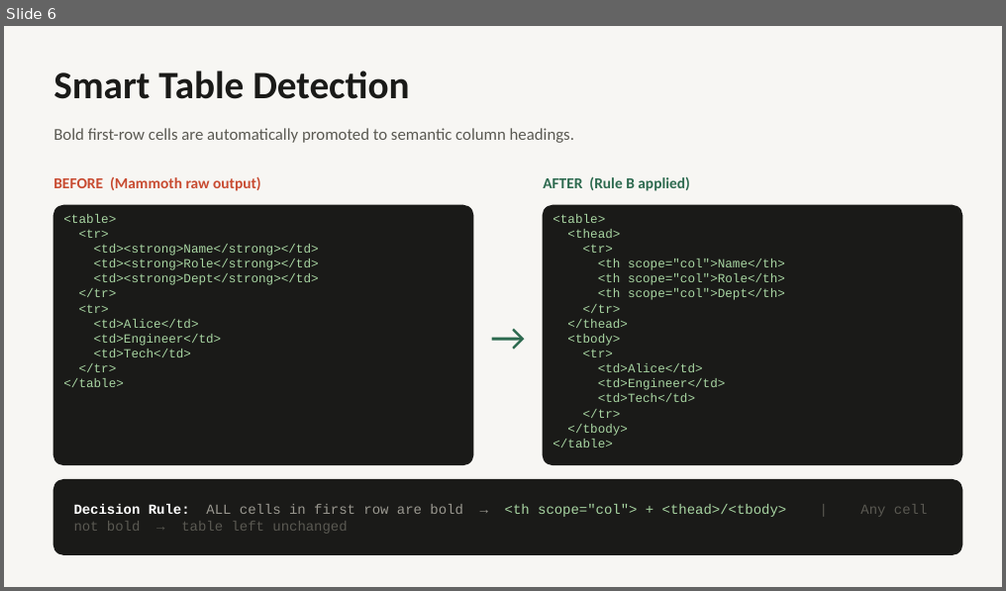
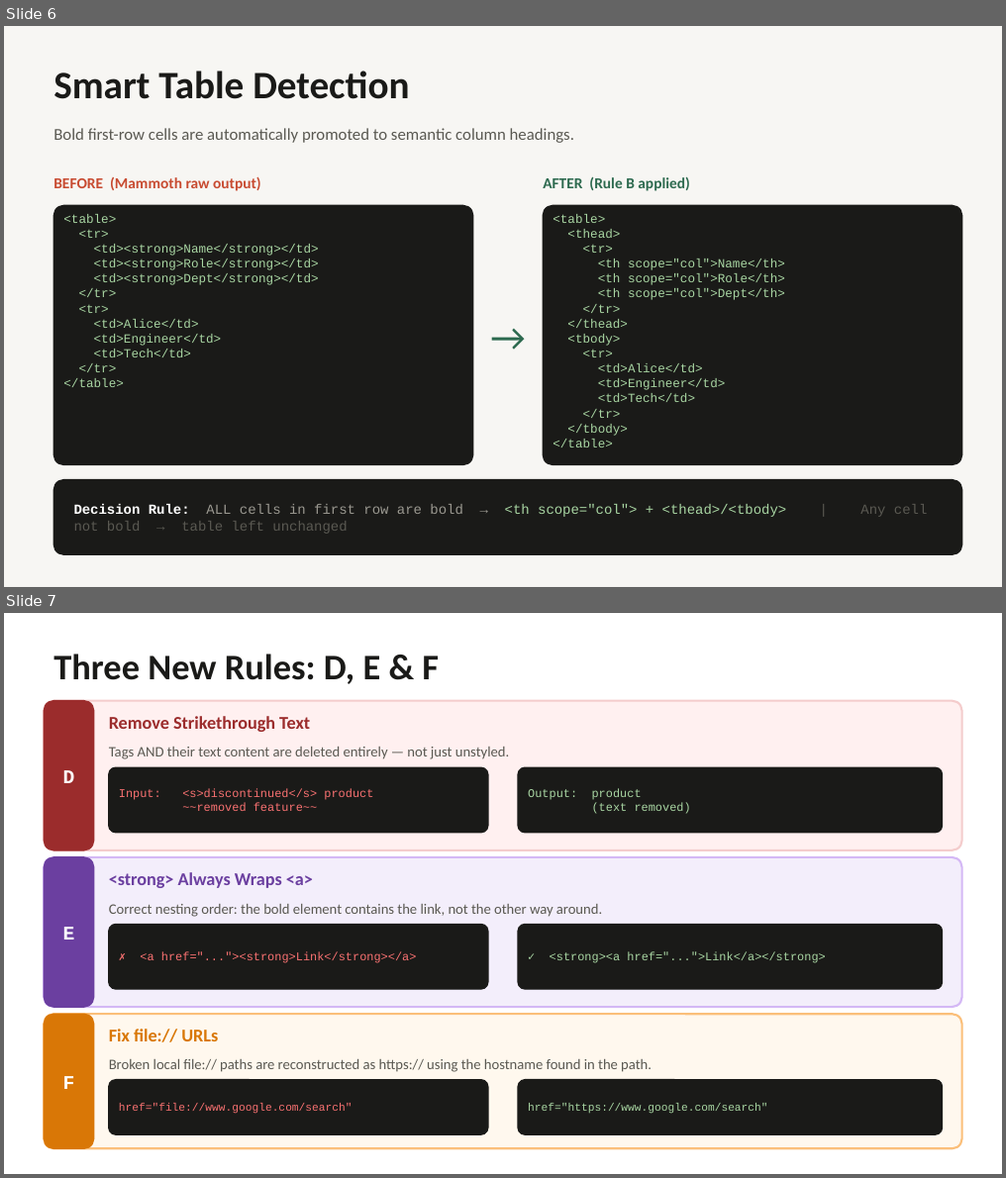
Before and after one commit to mckeyan2/docs-to-html-code, a slide deck: dochtml-demo.pptx. Shown one above the other, each under a label of ours: slide 6 before the commit, slides 6 and 7 after it. The pictures are 1006x591 and 1006x1178 pixels, drawn with LibreOffice and Linux fonts; fonts in the diff are those of the drawing. Boxes give left, top, right and bottom in pixels: in the first picture for what was removed or moved away, otherwise in the second. Text is boxed around its words. In the diff, an @@ line names an element or a change of style, - is before the commit and + after.

Commit message:
Strikethrough & Url orrection

```diff
--- a/dochtml-demo.pptx
+++ b/dochtml-demo.pptx
@@ slide 7 added at bbox=[4, 613, 1002, 1174], background #FFFFFF @@
@@ text added at bbox=[54, 654, 439, 684], 26 pt, text #1A1A18, bold @@
+Three New Rules: D, E & F
@@ rounded rectangle added at bbox=[44, 701, 962, 851], fill #FFF0F0, outline #F4CCCC 1.5 pt @@
@@ rounded rectangle added at bbox=[44, 701, 94, 851], fill #9B2C2C, outline #9B2C2C 1 pt @@
@@ text added at bbox=[109, 716, 310, 732], 13 pt, text #9B2C2C, bold @@
+Remove Strikethrough Text
@@ text added at bbox=[109, 747, 509, 760], 10.5 pt, text #5A5952 @@
+Tags AND their text content are deleted entirely — not just unstyled.
@@ text added at bbox=[63, 770, 75, 783], 14 pt, text #FFFFFF, bold @@
+D
@@ rounded rectangle added at bbox=[109, 767, 488, 833], fill #1A1A18, outline #1A1A18 1 pt @@
@@ text added at bbox=[119, 788, 373, 811], 8.5 pt, text #F87171 @@
+Input: <s>discontinued</s> product
+~~removed feature~~
@@ rounded rectangle added at bbox=[518, 767, 943, 833], fill #1A1A18, outline #1A1A18 1 pt @@
@@ text added at bbox=[528, 788, 691, 814], 8.5 pt, text #A8D5A2 @@
+Output: product
+(text removed)
@@ rounded rectangle added at bbox=[44, 858, 962, 1007], fill #F3EEFB, outline #D4B8F5 1.5 pt @@
@@ rounded rectangle added at bbox=[44, 858, 94, 1007], fill #6B3FA0, outline #6B3FA0 1 pt @@
@@ text added at bbox=[109, 872, 313, 888], 13 pt, text #6B3FA0, bold @@
+<strong> Always Wraps <a>
@@ text added at bbox=[109, 904, 602, 917], 10.5 pt, text #5A5952 @@
+Correct nesting order: the bold element contains the link, not the other way around.
@@ text added at bbox=[63, 927, 75, 940], 14 pt, text #FFFFFF, bold @@
+E
@@ rounded rectangle added at bbox=[109, 924, 488, 989], fill #1A1A18, outline #1A1A18 1 pt @@
@@ rounded rectangle added at bbox=[518, 924, 943, 989], fill #1A1A18, outline #1A1A18 1 pt @@
@@ text added at bbox=[140, 953, 417, 963], 8.5 pt, text #F87171 @@
+✗ <a href="..."><strong>Link</strong></a>
@@ text added at bbox=[549, 953, 825, 963], 8.5 pt, text #A8D5A2 @@
+✓ <strong><a href="...">Link</a></strong>
@@ rounded rectangle added at bbox=[44, 1014, 962, 1149], fill #FFF8EE, outline #FBBF7A 1.5 pt @@
@@ rounded rectangle added at bbox=[44, 1014, 94, 1149], fill #D97706, outline #D97706 1 pt @@
@@ text added at bbox=[109, 1029, 218, 1043], 13 pt, text #D97706, bold @@
+Fix file:// URLs
@@ text added at bbox=[63, 1076, 75, 1089], 14 pt, text #FFFFFF, bold @@
+F
@@ text added at bbox=[109, 1059, 651, 1072], 10.5 pt, text #5A5952 @@
+Broken local file:// paths are reconstructed as https:// using the hostname found in the path.
@@ rounded rectangle added at bbox=[109, 1080, 488, 1135], fill #1A1A18, outline #1A1A18 1 pt @@
@@ rounded rectangle added at bbox=[518, 1080, 943, 1135], fill #1A1A18, outline #1A1A18 1 pt @@
@@ text added at bbox=[119, 1103, 352, 1114], 8 pt, text #F87171 @@
+href="file://www.google.com/search"
@@ text added at bbox=[528, 1103, 767, 1114], 8 pt, text #A8D5A2 @@
+href="https://www.google.com/search"
```
Also in this commit, not shown: 5 slides changed, 2 other files.
